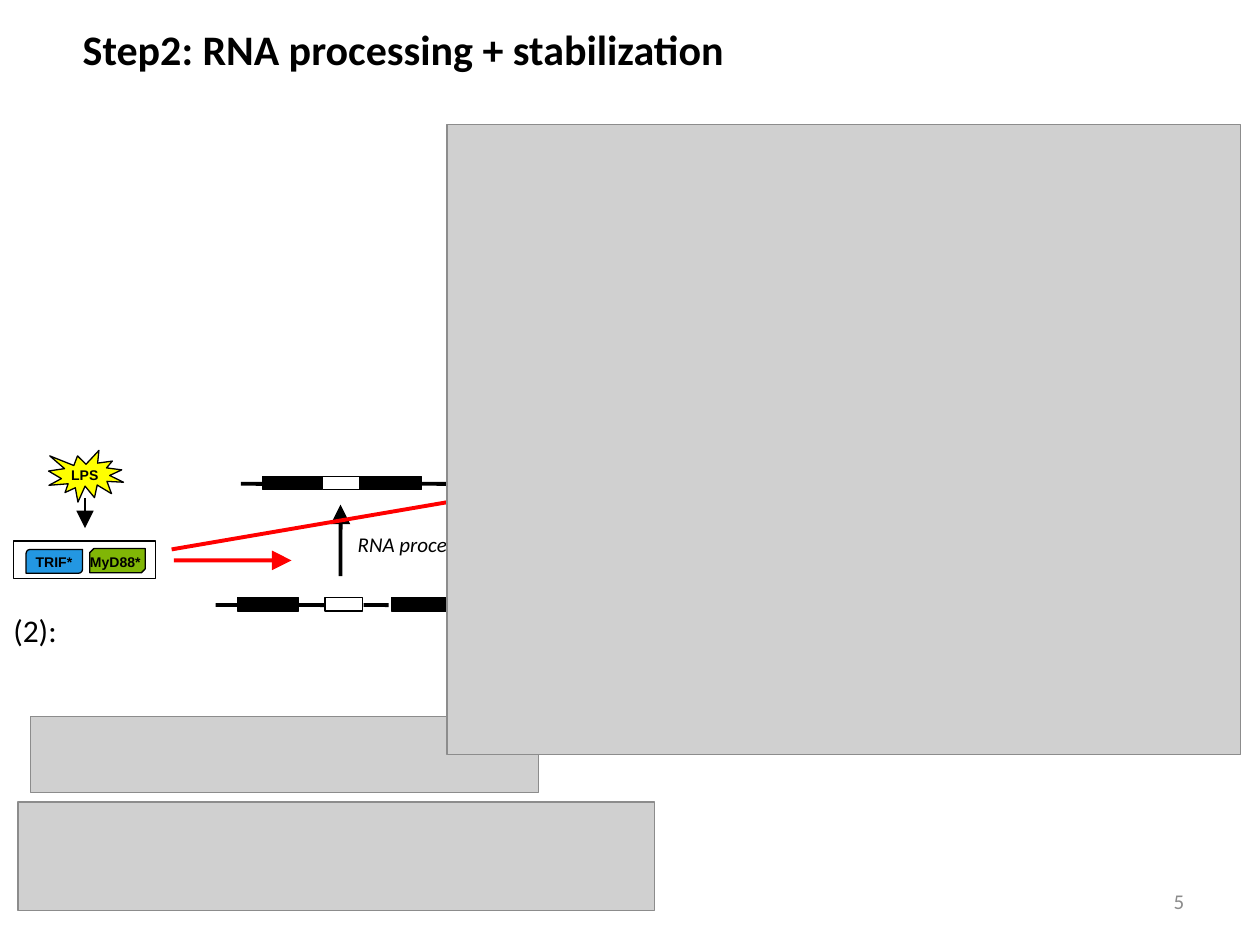
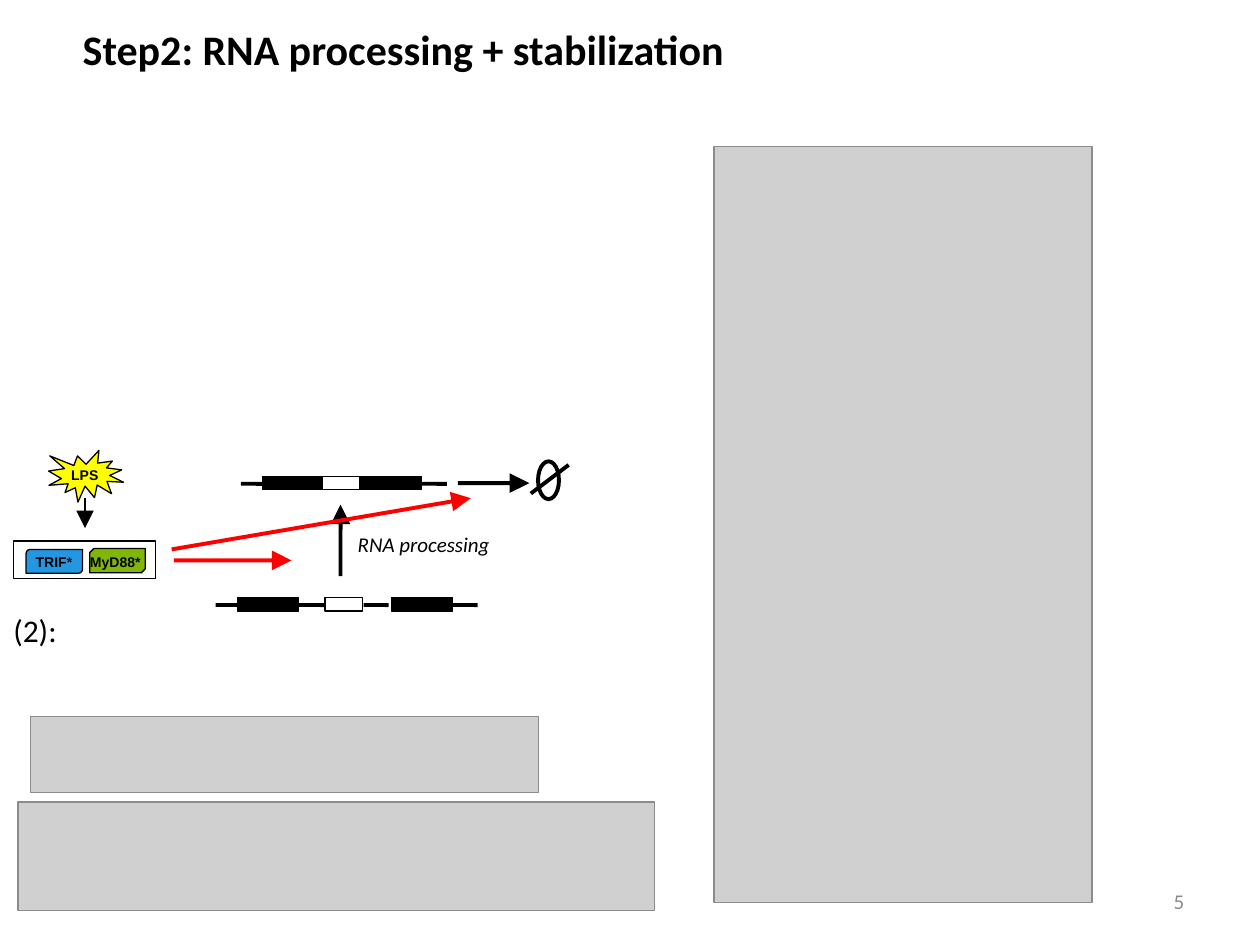
Before and after one commit to biomystery/TNF_regulation, a slide deck: slide 5 of TNF_Slides.pptx. Drawn at 1260x945 pixels with LibreOffice and Linux fonts; fonts in the diff are those of the drawing; grey boxes stand for pictures. Boxes give left, top, right and bottom in pixels: in the first picture for what was removed or moved away, otherwise in the second. Text is boxed around its words. In the diff, an @@ line names an element or a change of style, - is before the commit and + after.

```diff
--- a/TNF_Slides.pptx
+++ b/TNF_Slides.pptx
@@ picture removed at box(447, 125, 1241, 755) @@
@@ picture added at box(714, 147, 1092, 903) @@
@@ line added from (530, 494) to (568, 465), #000000 2.25 pt @@
@@ ellipse added at box(538, 461, 559, 499), outline #000000 2.25 pt @@
@@ arrow added from (457, 483) to (529, 483), #000000 2.25 pt @@
@@ line added from (452, 605) to (478, 605), #000000 2.25 pt @@
```
Also in this commit, not shown: 1 other slide changed, 23 other files.
